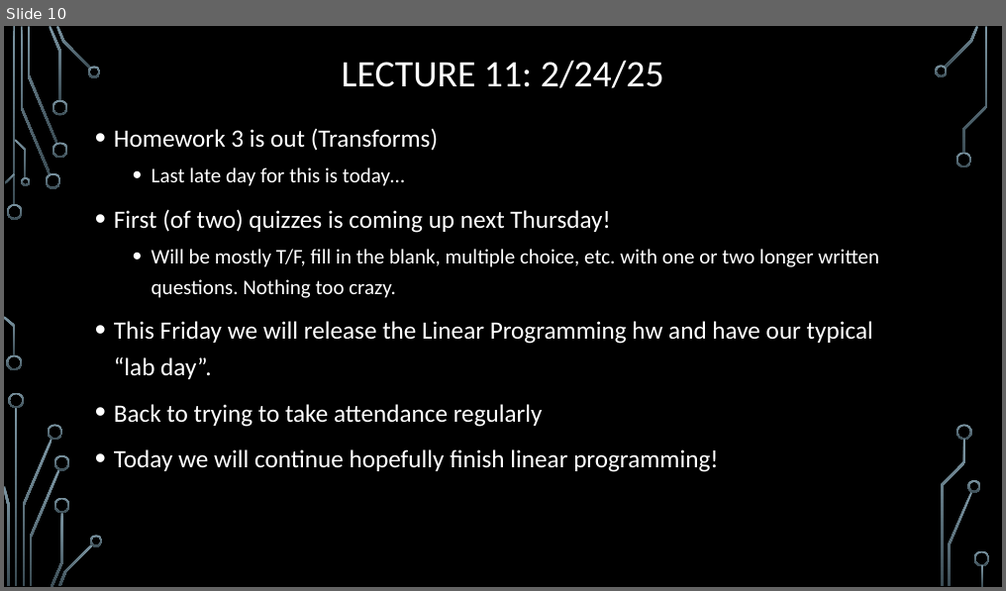
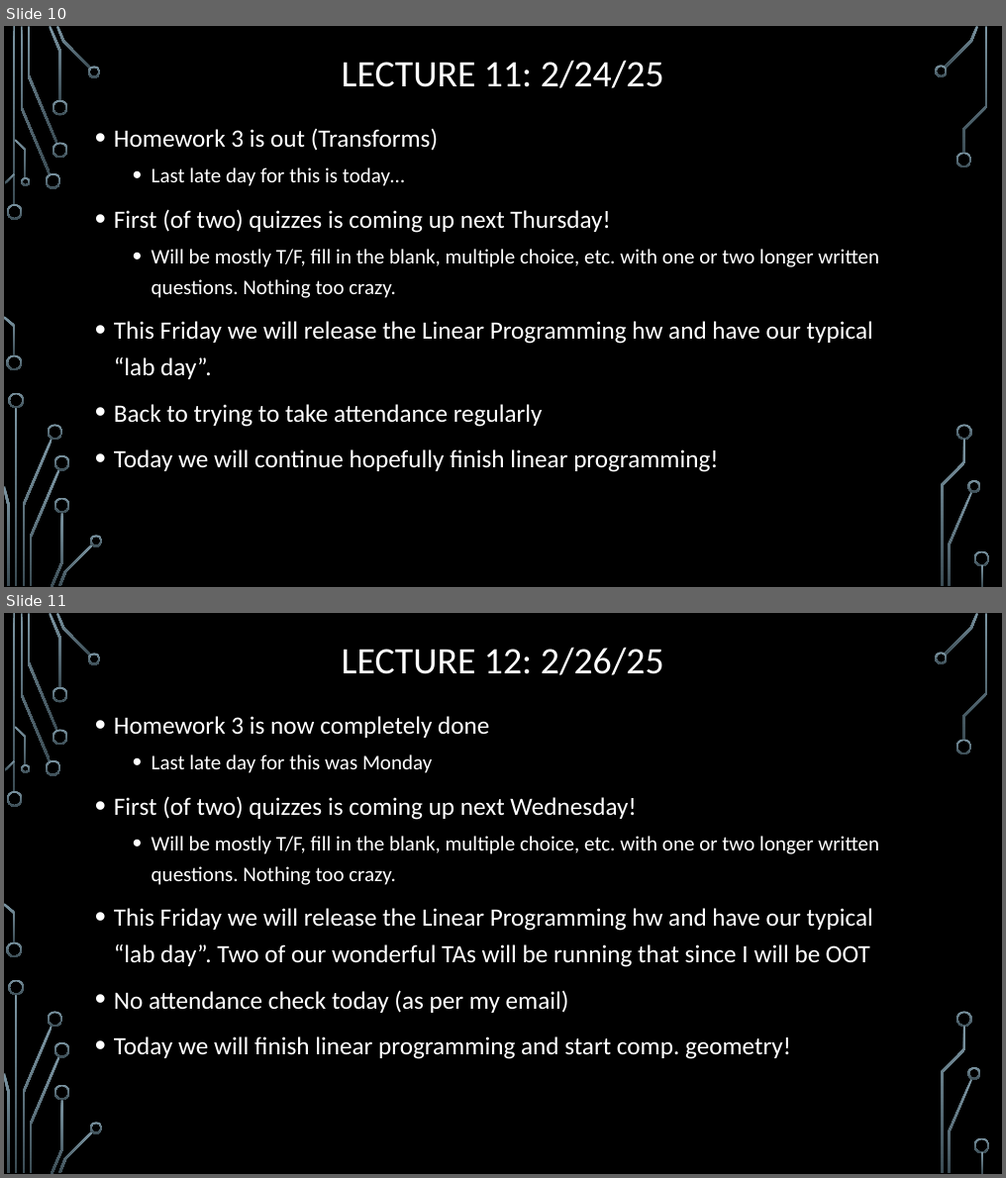
Before and after one commit to janiceeguo/advAlgo, a slide deck: slides/00-DailyAnnouncements.pptx. Shown one above the other, each under a label of ours: slide 10 before the commit, slides 10 and 11 after it. The pictures are 1006x591 and 1006x1178 pixels, drawn with LibreOffice and Linux fonts; fonts in the diff are those of the drawing; background and template pictures are left out. Boxes give left, top, right and bottom in pixels: in the first picture for what was removed or moved away, otherwise in the second. Text is boxed around its words. In the diff, an @@ line names an element or a change of style, - is before the commit and + after.

```diff
--- a/slides/00-DailyAnnouncements.pptx
+++ b/slides/00-DailyAnnouncements.pptx
@@ slide 11 added at [4,613,1002,1174], background picture (left out); not listed: 36 template elements that a slide beside it also shows @@
@@ title added at [342,647,664,675], 36 pt, text #FFFFFF @@
+LECTURE 12: 2/26/25
@@ text added at [114,716,879,1059], 24 pt, text #FFFFFF @@
+• Homework 3 is now completely done
+  • Last late day for this was Monday
+• First (of two) quizzes is coming up next Wednesday!
+  • Will be mostly T/F, fill in the blank, multiple choice, etc. with one or two longer written questions. Nothing too crazy.
+• This Friday we will release the Linear Programming hw and have our typical “lab day”. Two of our wonderful TAs will be running that since I will be OOT
+• No attendance check today (as per my email)
+• Today we will finish linear programming and start comp. geometry!
```
Also in this commit, not shown: 3 other files.
